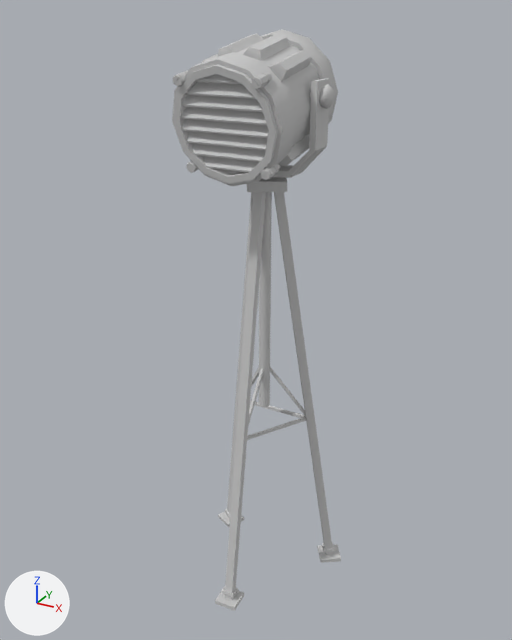
A saved change to the FBX model Assets/Resources/FBX/Objects/Projector_Tripod.FBX.
One viewpoint serves both versions: a 50 mm lens placed at (1.015, -1.906, 1.947), pointed at (-0.016, -0.031, 1.009). The axes (+X, +Y, +Z) are drawn at lower left. The lights are the same throughout. Where no turn or scale is listed for an object, it has been applied to the vertices. Vertices at the same position are counted once.

The scene before the commit, as lines of its bpy script (objects in view):
```python
me_mesh = bpy.data.meshes.new('Mesh')
me_mesh.from_pydata(...)  # 185 vertices, 290 faces; spans x -27.0..27.0, y 0.0..151.0, z -24.0..24.0
me_mesh.materials.append(mat_material__96)  # light grey #cacaca
me_mesh_001 = bpy.data.meshes.new('Mesh.001')
me_mesh_001.from_pydata(...)  # 118 vertices, 228 faces; spans x -23.5..21.1, y -1.1..26.9, z -4.3..4.2
me_mesh_001.materials.append(mat_material__96)  # light grey #cacaca
me_mesh_002 = bpy.data.meshes.new('Mesh.002')
me_mesh_002.from_pydata(...)  # 769 vertices, 1362 faces; spans x -17.8..17.8, y -26.1..17.1, z -20.2..15.8
me_mesh_002.materials.append(mat_material__96)  # light grey #cacaca
ob_projector_rotator = bpy.data.objects.new('Projector_Rotator', me_mesh_001)
ob_projector_rotator.parent = ob_projector_tripod
ob_projector_rotator.location = (0.0, 149.4, -5.762)
ob_projector_tripod = bpy.data.objects.new('Projector_Tripod', me_mesh)
ob_projector_tripod.location = (0.001, -0.058, 0.003)
ob_projector_tripod.rotation_euler = (1.571, 0.0, 0.0)  # degrees (90, 0, 0)
ob_projector_tripod.scale = (0.01, 0.01, 0.01)
ob_projector_tripod_lamp = bpy.data.objects.new('Projector_Tripod_Lamp', me_mesh_002)
ob_projector_tripod_lamp.parent = ob_projector_rotator
ob_projector_tripod_lamp.location = (-0.652, 22.5, -0.0596)
ob_projector_tripod_lamp.rotation_euler = (-1.396, 0.0, 0.0)  # degrees (-80, 0, 0)
```
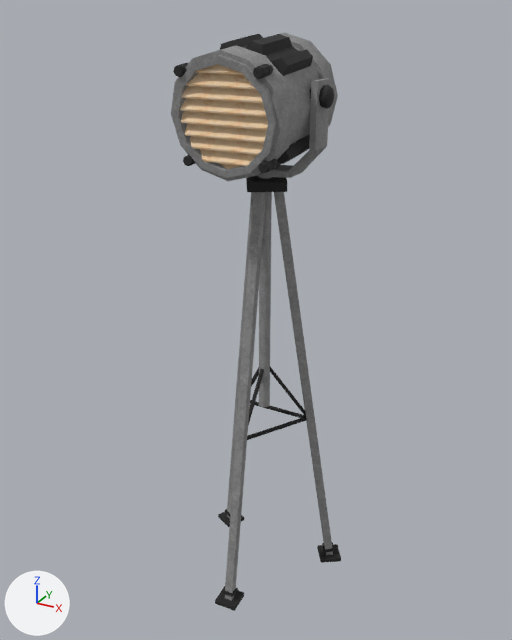
What changed in the scene script:
```text
Add img_projector_tripod_2_psd:
    img_projector_tripod_2_psd = load_image('Projector_Tripod_2.psd', '../../Materials/Objects/Textures/Projector_Tripod_2.tga', 1024, 1024, 'sRGB')
Add mat_material__98:
    mat_material__98 = principled_material('Material #98')
    mat_material__98.texture = img_projector_tripod_2_psd
    mat_material__98.roughness = 0.859
Change me_mesh_002:
    used by ob_projector_tripod_lamp; parent = ob_projector_rotator; location = (-0.652, 22.5, -0.0596); rotation_euler = (-1.396, 0.0, 0.0), in degrees (-80, 0, 0)
    remove me_mesh_002.from_pydata(...)  # 769 vertices, 1362 faces; spans x -17.8..17.8, y -26.1..17.1, z -20.2..15.8
    add me_mesh_002.from_pydata(...)  # 851 vertices, 1522 faces; spans x -22.9..21.7, y -26.1..17.1, z -20.2..15.8
    me_mesh_002 part 3: a new loose piece of 82 vertices spanning x -22.9..21.7, y -4.3..4.3, z -4.3..4.2, in mat_material__98 (picture img_projector_tripod_2_psd)
    me_mesh_002 part 4: 1362 faces spanning x -17.8..17.8, y -26.1..17.1, z -20.2..15.8 switch from mat_material__96 (light grey #cacaca) to mat_material__98 (picture img_projector_tripod_2_psd)
Change me_mesh_001:
    where me_mesh_001.from_pydata(...)  # 118 vertices, 228 faces; spans x -23.5..21.1, y -1.1..26.9, z -4.3..4.2
    used by ob_projector_rotator; parent = ob_projector_tripod; location = (0.0, 149.4, -5.762)
    remove me_mesh_001.materials.append(mat_material__96)  # light grey #cacaca
    me_mesh_001 part 1: the loose piece of 36 vertices spanning x -18.2..18.0, y -1.1..26.9, z -4.2..4.2 is turned 90 degrees about the x axis through its middle, then moved by (0.7, -13.0, -9.5), in mat_material__98 (picture img_projector_tripod_2_psd)
    me_mesh_001 part 2: the loose piece of 82 vertices spanning x -23.5..21.1, y 18.2..26.7, z -4.3..4.2 is deleted
    add me_mesh_001.materials.append(mat_material__98)  # picture img_projector_tripod_2_psd
Change me_mesh:
    where me_mesh.from_pydata(...)  # 185 vertices, 290 faces; spans x -27.0..27.0, y 0.0..151.0, z -24.0..24.0
    used by ob_projector_tripod; location = (0.001, -0.058, 0.003); rotation_euler = (1.571, 0.0, 0.0), in degrees (90, 0, 0); scale = (0.01, 0.01, 0.01)
    remove me_mesh.materials.append(mat_material__96)  # light grey #cacaca
    me_mesh part 5: the whole mesh is turned 90 degrees about the x axis through its middle, then moved by (1.0, -82.0, 76.0)
    add me_mesh.materials.append(mat_material__98)  # picture img_projector_tripod_2_psd
Change ob_projector_tripod_lamp:
    ob_projector_tripod_lamp.location: (-0.652, 22.5, -0.0596) -> (0.0, 0.0, 0.0)
    ob_projector_tripod_lamp.rotation_euler: (-1.396, 0.0, 0.0) -> (0.0873, 0.0, 0.0)  # degrees (-80, 0, 0) -> degrees (5, 0, 0)
Change ob_projector_rotator:
    ob_projector_rotator.location: (0.0, 149.4, -5.762) -> (0.0, 0.0, 171.9)
Change ob_projector_tripod:
    ob_projector_tripod.rotation_euler: (1.571, 0.0, 0.0) -> (0.0, 0.0, 0.0)  # degrees (90, 0, 0) -> degrees (0, 0, 0)
    ob_projector_tripod.location: (0.001, -0.058, 0.003) -> (-0.005, 0.001, 0.003)
```

Changed parts and their boxes (x1, y1, x2, y2) in the pictures (512 x 640 px; the box of a moved part takes in the faces that stretch with it):
'Projector_Tripod_Lamp', reshaped, moved, turned: before (172, 29, 338, 186); after (171, 32, 338, 181)
'Projector_Tripod', recoloured, moved, turned: before (215, 177, 341, 611); after (215, 176, 341, 611)
'Projector_Rotator', moved, turned: before (273, 78, 334, 178); after (256, 78, 330, 178)
part 1 of me_mesh_001, moved or reshaped: before (273, 78, 330, 178); after (256, 78, 330, 178)
part 2 of me_mesh_001, deleted: before (310, 84, 334, 109)
part 3 of me_mesh_002, added: after (310, 84, 334, 109)
part 4 of me_mesh_002, recoloured: before (172, 29, 338, 186); after (171, 32, 338, 181)
